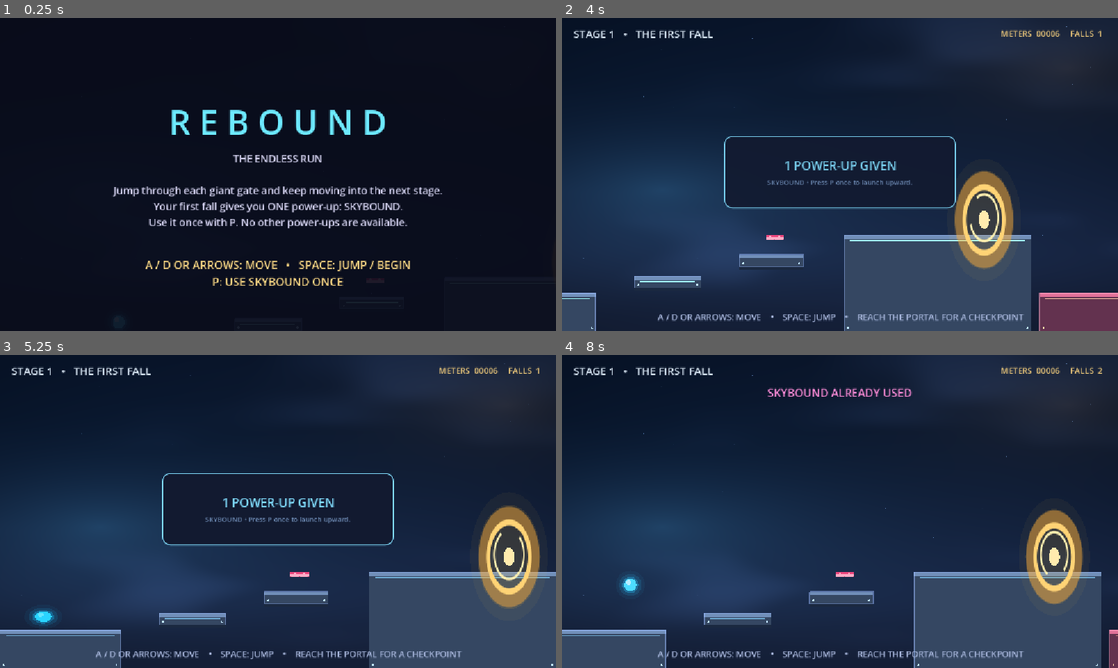
Above: before the commit, frames 1-4 (two rows, left to right).
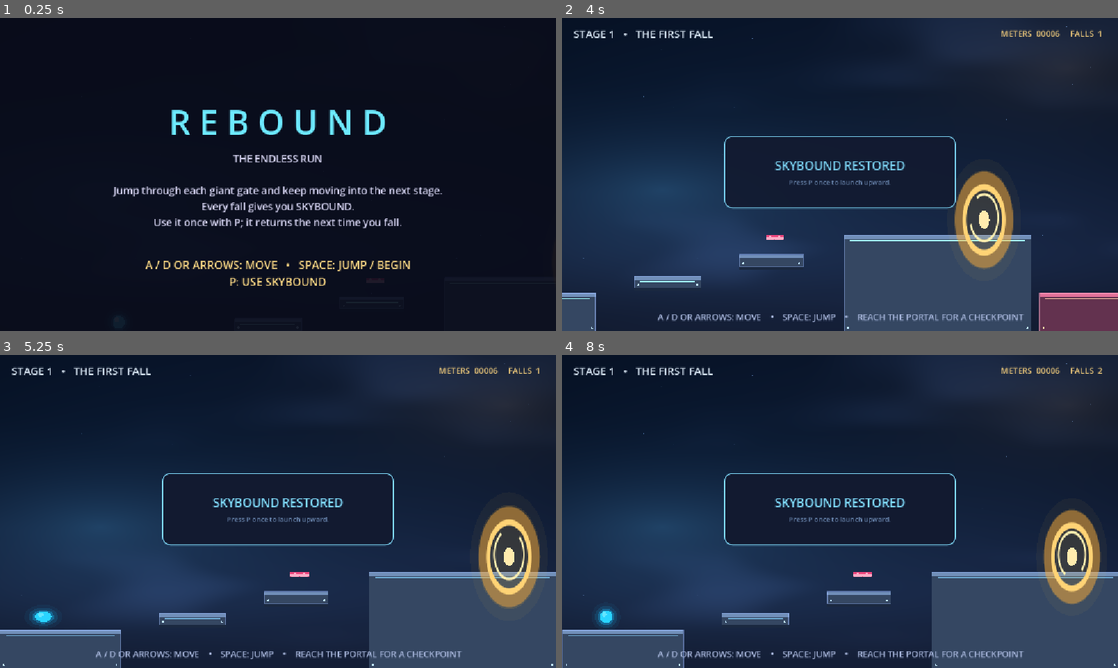
Above: after the commit, the same moments.

Repository: Epiccoder2211/REBOUND
Game: Godot game, scene res://main.tscn
Same seed, same stepped clock (60 frames per second), same inputs: the game is played once before the commit and once after it.
Inputs:
- Up to frame 1 (0.25 s): no input
- Up to frame 2 (4 s): tap Enter (ui_accept) at 0.5, 0.77, 1.52, 3.02, 3.77 s; hold Right (ui_right) 0.53-2.03 s; tap P every 0.75 s from 0.6 to 3.6 s; hold Left (ui_left) 2.03-2.78 s; hold Right (ui_right) from 2.78 s (still down)
- Up to frame 3 (5.25 s): tap P at 4.25, 4.35, 5, 5.1 s; release Right (ui_right) at 4.28 s; hold Left (ui_left) 4.28-5.03 s; tap Enter (ui_accept) at 4.52 s; hold Right (ui_right) from 5.03 s (still down)
- Up to frame 4 (8 s): tap P at 5.75, 5.85, 6.6, 7.25, 7.35 s; release Right (ui_right) at 5.78 s; hold Left (ui_left) 5.78-7.28 s; tap Enter (ui_accept) at 6.02, 6.77, 7.52 s; hold Right (ui_right) from 7.28 s (still down)

The runs differ from the first frame. In frame 1, 1.8% of the frame differs, in the area x 26-74%, y 58-86%; in frame 2, 0.8%; in frame 3, 0.8%; in frame 4, 9.6%, in the area x 0-100%, y 10-100%.

Commit message:
Fix

Diff:
--- a/scripts/main.gd
+++ b/scripts/main.gd
@@ -29,7 +29,6 @@
 var current_theme: Dictionary = {}
 var camera: Camera2D
 var current_powerup: Dictionary = {}
-var powerup_awarded := false
 var powerup_used := false
 var theme_tween: Tween
 var active_stage_root: Node2D
@@ -255,7 +254,7 @@
 
 func show_menu() -> void:
 	state = "menu"
-	show_overlay("R E B O U N D", "THE ENDLESS RUN\n\nJump through each giant gate and keep moving into the next stage.\nYour first fall gives you ONE power-up: SKYBOUND.\nUse it once with P. No other power-ups are available.", "A / D OR ARROWS: MOVE   •   SPACE: JUMP / BEGIN\nP: USE SKYBOUND ONCE")
+	show_overlay("R E B O U N D", "THE ENDLESS RUN\n\nJump through each giant gate and keep moving into the next stage.\nEvery fall gives you SKYBOUND.\nUse it once with P; it returns the next time you fall.", "A / D OR ARROWS: MOVE   •   SPACE: JUMP / BEGIN\nP: USE SKYBOUND")
 
 func resume_game() -> void:
 	state = "playing"
@@ -299,7 +298,6 @@
 	furthest_x = 0.0
 	falls = 0
 	current_powerup.clear()
-	powerup_awarded = false
 	powerup_used = false
 	preview_stage_root = null
 	build_stage(stage_index, stage_offset, false)
@@ -489,30 +487,17 @@
 		return
 	falls += 1
 	player.respawn(level_spawn)
-	var just_awarded_powerup := false
-	if not powerup_awarded:
-		current_powerup = SKYBOUND.duplicate()
-		powerup_awarded = true
-		just_awarded_powerup = true
-	if not current_powerup.is_empty():
-		player.modulate = Color(current_powerup["color"])
-		if just_awarded_powerup:
-			player.active = false
-			message_label.text = ""
-			message_timeout = 0.0
-			respawn_title.text = "1 POWER-UP GIVEN"
-			respawn_subtitle.text = "SKYBOUND • Press P once to launch upward."
-			respawn_card.visible = true
-			respawn_card.modulate.a = 0.0
-			respawn_timer = 1.6
-		else:
-			respawn_card.visible = false
-			respawn_timer = 0.0
-			show_powerup_prompt()
-	else:
-		player.modulate = Color(current_theme["player_tint"])
-		respawn_card.visible = false
-		respawn_timer = 0.0
+	current_powerup = SKYBOUND.duplicate()
+	powerup_used = false
+	player.modulate = Color(current_powerup["color"])
+	player.active = false
+	message_label.text = ""
+	message_timeout = 0.0
+	respawn_title.text = "SKYBOUND RESTORED"
+	respawn_subtitle.text = "Press P once to launch upward."
+	respawn_card.visible = true
+	respawn_card.modulate.a = 0.0
+	respawn_timer = 1.6
 
 func activate_powerup() -> void:
 	if state != "playing":
